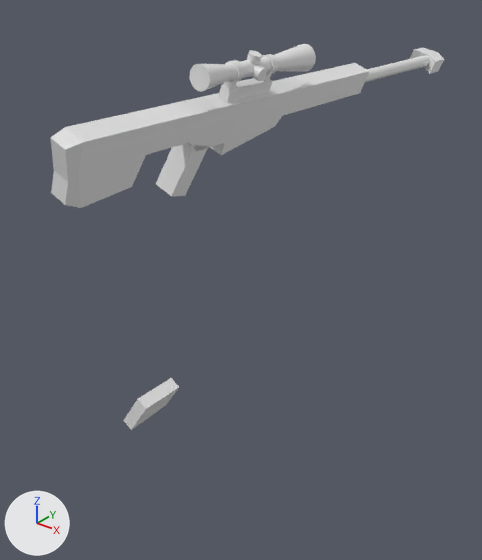
The glTF model Models/Guns/sniper.glb as it was, and as the next commit left it.
Both versions are drawn from a camera (50 mm lens) standing at (1.21, -1.21, 0.43) and looking at (-0.15, 0.49, -0.63). Lighting does not change. The marker at lower left points along +X, +Y and +Z. Both versions are drawn at frame 29 of the action 'Reload'; the numbers are the values there.
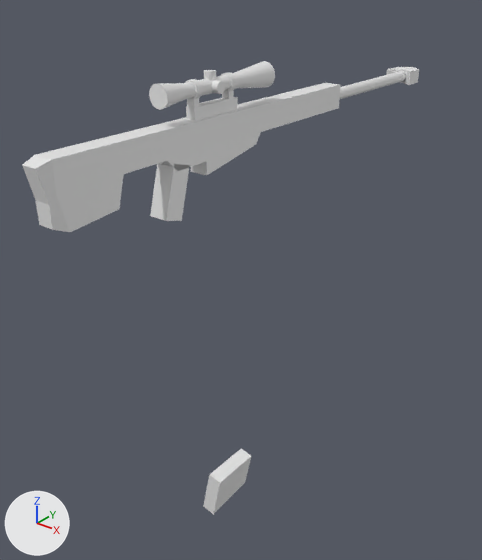
The edits, one by one:
In object 'Cube.005' (ob_cube_005), parent is no longer ob_magbone.
Object 'Cube.005' (ob_cube_005) moves from (0.0, -0.227, 0.0607) to (-0.0141, 0.0137, -1.326).
Object 'Cube.005' (ob_cube_005) turns from (-0.7, 0, 0) to (0, 12, 0) degrees about x, y and z.
In object 'Cube' (ob_cube), parent is no longer ob_mainbone.
Object 'Cube' (ob_cube) turns from (15, 0, 0) to (0, 0, 0) degrees about x, y and z.
Object 'Cube' (ob_cube) moves from (0.0, 0.000937, 0.0737) to (0.0, 0.0, -0.133).
In object 'Cube.001' (ob_cube_001), parent is no longer ob_mainbone.
Object 'Cube.001' (ob_cube_001) turns from (15, 0, 0) to (0, 0, 0) degrees about x, y and z.
Object 'Cube.001' (ob_cube_001) moves from (0.0, 0.000937, 0.0737) to (0.0, 0.0, -0.133).
In object 'Cube.002' (ob_cube_002), parent is no longer ob_mainbone.
Object 'Cube.002' (ob_cube_002) turns from (15, 0, 0) to (0, 0, 0) degrees about x, y and z.
Object 'Cube.002' (ob_cube_002) moves from (0.0, 0.000937, 0.0737) to (0.0, 0.0, -0.133).
In object 'Cube.003' (ob_cube_003), parent is no longer ob_mainbone.
In object 'Cylinder' (ob_cylinder), parent is no longer ob_mainbone.
Object 'Cylinder' (ob_cylinder) turns from (15, 0, 0) to (0, 0, 0) degrees about x, y and z.
Object 'Cylinder' (ob_cylinder) moves from (0.0, 0.000937, 0.0737) to (0.0, 0.0, -0.133).
In object 'Cylinder.001' (ob_cylinder_001), parent is no longer ob_mainbone.
Object 'Cylinder.001' (ob_cylinder_001) turns from (15, 0, 0) to (0, 0, 0) degrees about x, y and z.
Object 'Cylinder.001' (ob_cylinder_001) moves from (0.0, 0.000937, 0.0737) to (0.0, 0.0, -0.133).
Object 'Cylinder.002' (ob_cylinder_002) turns from (15, 0, 0) to (0, 0, 0) degrees about x, y and z.
Object 'Cylinder.002' (ob_cylinder_002) moves from (0.0, 0.000937, 0.0737) to (0.0, 0.0, -0.133).
Object 'Cylinder.003' (ob_cylinder_003) turns from (15, 0, 0) to (0, 0, 0) degrees about x, y and z.
Object 'Cylinder.003' (ob_cylinder_003) moves from (0.0, 0.000937, 0.0737) to (0.0, 0.0, -0.133).
Object 'Cylinder.004' (ob_cylinder_004) turns from (15, 0, 0) to (0, 0, 0) degrees about x, y and z.
Object 'Cylinder.004' (ob_cylinder_004) moves from (0.0, 0.000937, 0.0737) to (0.0, 0.0, -0.133).
Object 'Cylinder.005' (ob_cylinder_005) turns from (15, 0, 0) to (0, 0, 0) degrees about x, y and z.
Object 'Cylinder.005' (ob_cylinder_005) moves from (0.0, 0.000937, 0.0737) to (0.0, 0.0, -0.133).

What differs and where, as boxes [x1, y1, x2, y2] in the pictures (482 x 560 px):
'Cube', moved, turned
    before: [50, 63, 369, 208]
    after: [22, 83, 340, 232]
'Cylinder.001', moved, turned
    before: [190, 44, 316, 92]
    after: [149, 61, 275, 110]
'Cube.005', moved, turned
    before: [123, 378, 179, 430]
    after: [203, 449, 251, 514]
'Cube.002', moved, turned
    before: [156, 143, 209, 196]
    after: [150, 164, 190, 221]
'Cylinder', moved, turned
    before: [365, 55, 430, 82]
    after: [340, 71, 405, 99]
'Cube.001', moved, turned
    before: [410, 48, 444, 74]
    after: [386, 67, 419, 85]
'Cylinder.003', moved, turned
    before: [251, 65, 267, 81]
    after: [212, 80, 225, 94]
'Cylinder.004', moved, turned
    before: [226, 60, 244, 82]
    after: [185, 79, 203, 99]
'Cylinder.002', moved, turned
    before: [247, 50, 262, 66]
    after: [204, 70, 216, 81]
'Cylinder.005', moved, turned
    before: [261, 54, 278, 75]
    after: [220, 72, 237, 92]
'Cube.003', moved
    before: [223, 80, 237, 90]
    after: [187, 97, 199, 107]
